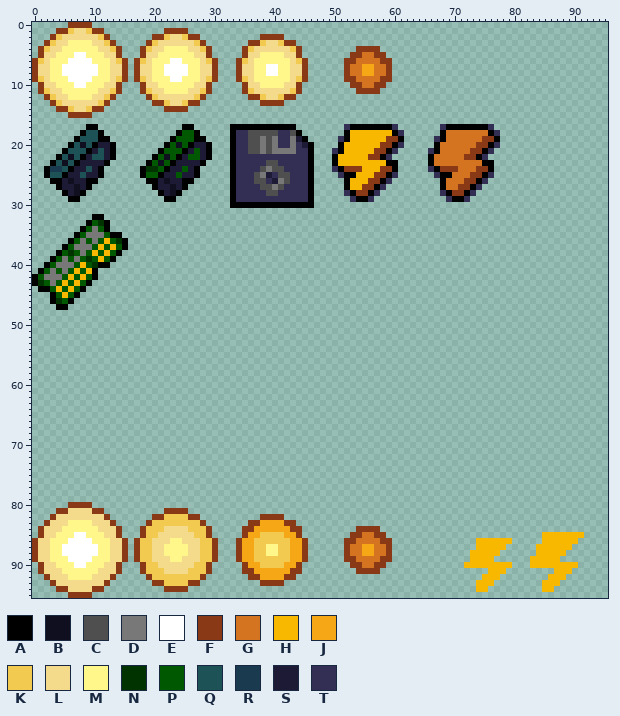
Pixel-art file: assets/art/art_project_files/collectibles.ase. The picture above was drawn from the file before the commit.
96x96 pixels, 1 frame.
Palette (. is transparent): A #000000  B #0f0f1f  C #4f4f4f  D #787878  E #ffffff  F #8a3916  G #d47420  H #f8b800  J #f5a716  K #f2ca50  L #f4da8b  M #fff78a  N #003300  P #005800  Q #1d5257  R #1a3b4f  S #1d1a36  T #332f54
Pixels before (only the part around the change), first column x 37:
20 CDCDTTDTSA....AHHHHHHFFAT.....AGGGGGGFFAT..........
21 CDCDDDDTTA...TAHHHHHFFAT.....TAGGGGGFFAT...........
22 TTTTTTTTTA...AHHHHHFFAT......AGGGGGFFAT............
23 TTCCTTTTTA...AHHHHHHHHAA.....AGGGGGGGGAA...........
24 TCDCCTTTTA...TAFFFHHHFFA.....TAFFFGGGFFA...........
25 CDSTCCTTTA....TAAHHHFFAT......TAAGGGFFAT...........
26 CCTSDCTTTA.....AHHHFFAT........AGGGFFAT............
27 TCCDCTTTTA.....AHHFFAT.........AGGFFAT.............
28 TTCCTTTTTA.....TAFFAT..........TAFFAT..............
29 TTTTTTTTTA......TAAT............TAAT...............
30 AAAAAAAAAA.........................................
31 ...................................................
32 ...................................................
33 ...................................................
34 ...................................................
35 ...................................................
36 ...................................................
37 ...................................................
38 ...................................................
39 ...................................................
40 ...................................................
41 ...................................................
42 ...................................................
43 ...................................................
44 ...................................................
45 ...................................................
46 ...................................................
47 ...................................................
48 ...................................................
49 ...................................................
50 ...................................................
51 ...................................................
52 ...................................................
53 ...................................................
54 ...................................................
55 ...................................................
56 ...................................................
57 ...................................................
Now the later version:
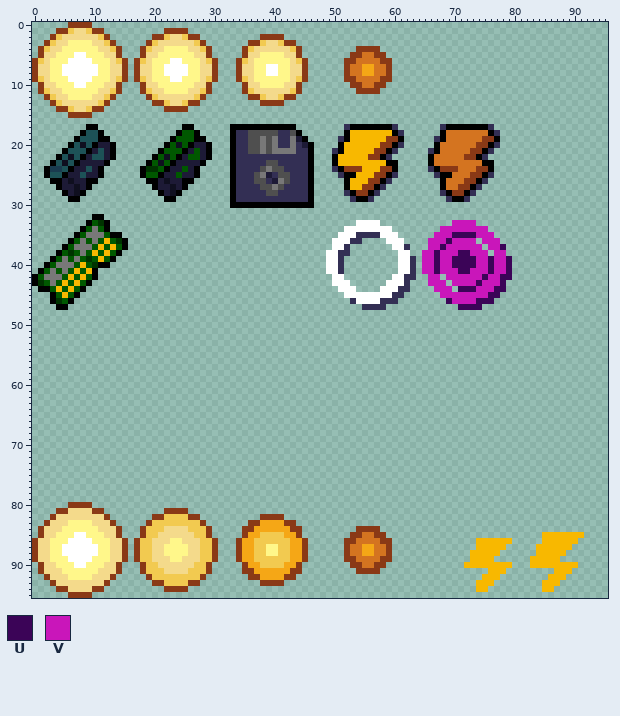
Colours new in this view: U #3b0457  V #c916ba
The edit:
Changed rows in their new state; - is an unchanged pixel.
first column x 49:
33 -----EEEE------------VVVV------
34 ---EEEEEEEE--------VVVVVVVV----
35 --EEETTTTEEE------VVVUUUUVVV---
36 -EEETT----EEE----VVVUVVVV-VVV--
37 -EET-------EET---VVUVVVVVV-VVU-
38 EETT--------EE--VVUVVVUUVVV-VV-
39 EET---------EET-VVUVVUUUUVVUVVU
40 EET---------EET-VVUVVUUUUVVUVVU
41 EET---------EET-VVUVVVUUVVVUVVU
42 -EE--------EETT--VV-VVVVVVUVVUU
43 -EEE------EEET---VVV-VVVVUVVVU-
44 --EEE----EEETT----VVV-UUUVVVUU-
45 ---EEEEEEEETT------VVVVVVVVUU--
46 ----TEEEETTT--------UVVVVUUU---
47 ------TTTT------------UUUU-----
Changed places in both pictures, as pixel boxes (x1, y1, x2, y2):
added: (326, 220, 512, 310)
